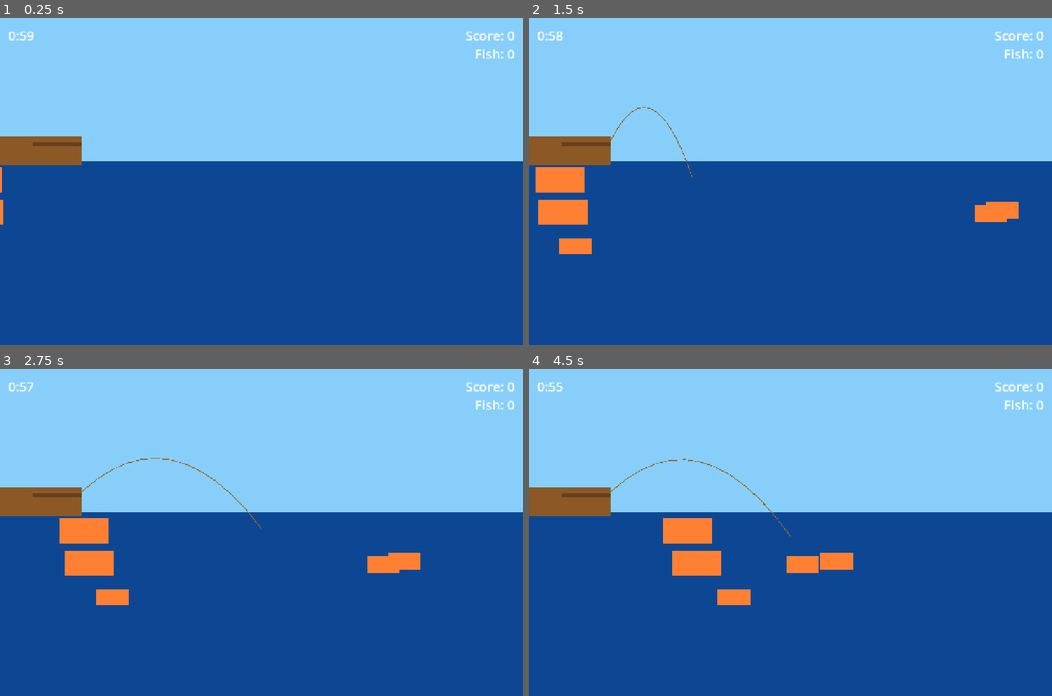
Above: before the commit, frames 1-4 (two rows, left to right).
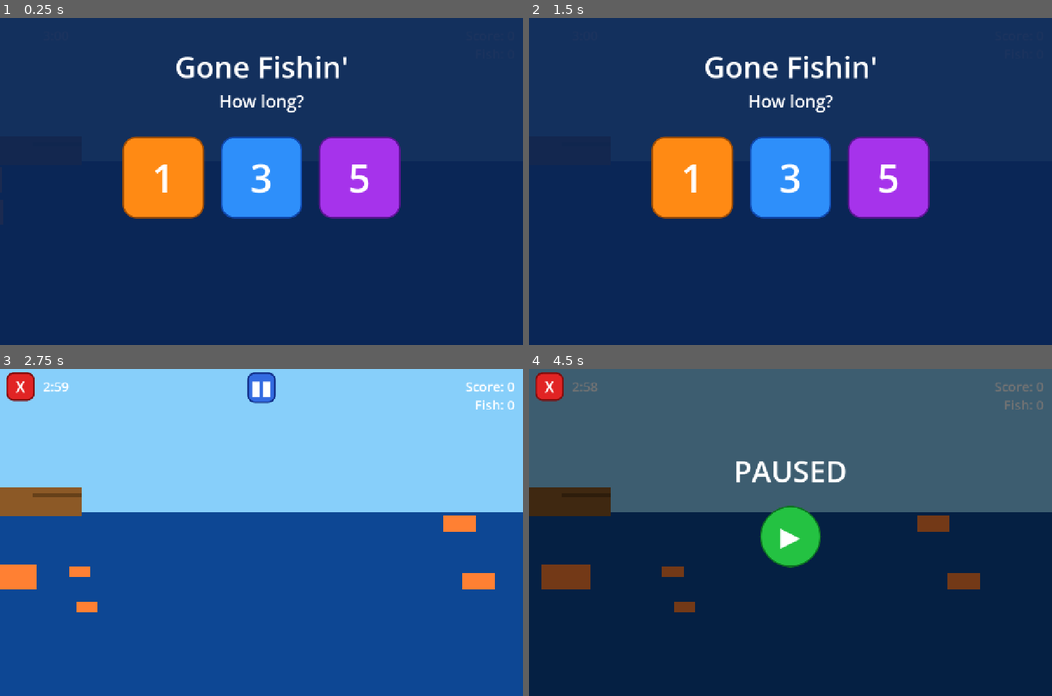
Above: after the commit, the same moments.

Repository: abroederdorf/Carters-Games
Game: Godot game, scene res://scenes/Game.tscn
The game is run twice, just before and just after one commit, with the same random seed, the same clock (stepped at 60 frames per second) and the same inputs.
Inputs (mouse positions are in pixels of both pictures, inside the frame that each line leads up to):
- Up to frame 1 (0.25 s): no input
- Up to frame 2 (1.5 s): click (691, 178) at 0.5 s, where only the run after the commit has a clickable "1"; click (549, 34) at 1.25 s, where only the run after the commit has a clickable "X"
- Up to frame 3 (2.75 s): click (261, 529) at 2 s, where only the run after the commit has a clickable "3"
- Up to frame 4 (4.5 s): click (790, 388) at 2.75 s, where only the run after the commit has a clickable "▮▮"; click (790, 535) at 3.5 s, where only the run after the commit has a clickable "▶"; click (790, 388) at 4.25 s, where only the run after the commit has a clickable "▮▮"

The runs differ from the first frame. In frame 1, 100% of the frame differs, in the area x 0-100%, y 0-100%; in frame 2, 100%; in frame 3, 4.6%; in frame 4, 100%.

Commit message:
Add timer selection screen (1/3/5 min) (#2)
* Add timer selection screen (1/3/5 min) before game start

Replaces hardcoded 60s timer with a full-screen overlay showing three
large tap buttons so the player picks the game duration before fishing begins.

Co-Authored-By: Claude Sonnet 4.6 <noreply@anthropic.com>

* Add pause/exit buttons and 'Gone Fishin'' title to timer select screen

- Timer select screen now shows game title "Gone Fishin'" with "How long?" subtitle
- Pause button (top-center) freezes fish, line, and timer; toggles to Resume
- X button (top-left) exits to timer select screen from anywhere in the game
- PauseOverlay shows "PAUSED" label while game is frozen
- CanvasLayer set to PROCESS_MODE_ALWAYS so buttons respond while tree is paused
- Both HUD buttons are hidden during timer selection and end screen

Co-Authored-By: Claude Sonnet 4.6 <noreply@anthropic.com>

* Polish pause/exit buttons with cartoony StyleBoxFlat styles

- Pause button: blue circle with " || " icon; hides itself when pressed
- Pause overlay: shows "PAUSED" label + large green circle ▶ play button
  centered on screen; play button resumes and restores the pause button
- Exit button: red rounded square with white "X"; rendered above overlay
  so it stays tappable even while paused
- Timer-select buttons (1/3/5): orange / sky-blue / purple rounded squares
- Play Again: teal rounded button
- All buttons: white text, dark border, anti-aliased corners for cartoony feel

Co-Authored-By: Claude Sonnet 4.6 <noreply@anthropic.com>

* Match pause/exit button style to timer buttons; thicken fishing line

- Pause and exit buttons: corner_radius 18, border_width 4 (same as 1/3/5
  buttons) — rounded square instead of circle/thin border
- Both HUD buttons resized to 70x70 for a more substantial tap target
- Timer label shifted right (offset_left 75 → 105) for breathing room
  between the X button and the clock
- Fishing line width 2 → 4 for visibility

Co-Authored-By: Claude Sonnet 4.6 <noreply@anthropic.com>

* Thicken X and || glyphs on HUD buttons

Increase font size (26→36 on X, 22→32 on ||) and add outline_size=3
with matching white outline color — renders as extra stroke weight,
making the characters appear bold without a custom font.

Co-Authored-By: Claude Sonnet 4.6 <noreply@anthropic.com>

* Use filled-rectangle glyphs for pause button instead of pipe chars

'▮▮' (U+25AE BLACK VERTICAL RECTANGLE) are solid filled bars —
naturally thick without relying on outline stroke to compensate
for the inherently thin '||' pipe glyphs.

Co-Authored-By: Claude Sonnet 4.6 <noreply@anthropic.com>

* Increase pause button glyph size (30 → 38)

Co-Authored-By: Claude Sonnet 4.6 <noreply@anthropic.com>

* Increase pause glyph size further (38 → 48)

Co-Authored-By: Claude Sonnet 4.6 <noreply@anthropic.com>

---------

Co-authored-by: Alicia Broederdorf <alicia@Alicias-MacBook-Pro.local>
Co-authored-by: Claude Sonnet 4.6 <noreply@anthropic.com>

Diff:
--- a/scenes/Game.tscn
+++ b/scenes/Game.tscn
@@ -49,7 +49,7 @@
 
 [node name="Line2D" type="Line2D" parent="Rod"]
 default_color = Color(0.6, 0.4, 0.2, 1)
-width = 2.0
+width = 4.0
 
 [node name="Hook" type="Area2D" parent="Rod"]
 position = Vector2(120, -10)
--- a/scenes/UI.tscn
+++ b/scenes/UI.tscn
@@ -1,14 +1,211 @@
-[gd_scene load_steps=2 format=3 uid="uid://cuu000000001"]
+[gd_scene load_steps=16 format=3 uid="uid://cuu000000001"]
 
 [ext_resource type="Script" path="res://scripts/ui.gd" id="1_ui001"]
 
+[sub_resource type="StyleBoxFlat" id="SBF_exit_n"]
+bg_color = Color(0.88, 0.14, 0.14, 1)
+corner_radius_top_left = 18
+corner_radius_top_right = 18
+corner_radius_bottom_right = 18
+corner_radius_bottom_left = 18
+corner_detail = 8
+border_width_left = 4
+border_width_top = 4
+border_width_right = 4
+border_width_bottom = 4
+border_color = Color(0.50, 0.05, 0.05, 1)
+anti_aliased = true
+
+[sub_resource type="StyleBoxFlat" id="SBF_exit_p"]
+bg_color = Color(0.65, 0.08, 0.08, 1)
+corner_radius_top_left = 18
+corner_radius_top_right = 18
+corner_radius_bottom_right = 18
+corner_radius_bottom_left = 18
+corner_detail = 8
+border_width_left = 4
+border_width_top = 4
+border_width_right = 4
+border_width_bottom = 4
+border_color = Color(0.35, 0.02, 0.02, 1)
+anti_aliased = true
+
+[sub_resource type="StyleBoxFlat" id="SBF_pau_n"]
+bg_color = Color(0.20, 0.42, 0.88, 1)
+corner_radius_top_left = 18
+corner_radius_top_right = 18
+corner_radius_bottom_right = 18
+corner_radius_bottom_left = 18
+corner_detail = 8
+border_width_left = 4
+border_width_top = 4
+border_width_right = 4
+border_width_bottom = 4
+border_color = Color(0.08, 0.20, 0.55, 1)
+anti_aliased = true
+
+[sub_resource type="StyleBoxFlat" id="SBF_pau_p"]
+bg_color = Color(0.12, 0.26, 0.62, 1)
+corner_radius_top_left = 18
+corner_radius_top_right = 18
+corner_radius_bottom_right = 18
+corner_radius_bottom_left = 18
+corner_detail = 8
+border_width_left = 4
+border_width_top = 4
+border_width_right = 4
+border_width_bottom = 4
+border_color = Color(0.05, 0.12, 0.38, 1)
+anti_aliased = true
+
+[sub_resource type="StyleBoxFlat" id="SBF_play_n"]
+bg_color = Color(0.14, 0.76, 0.26, 1)
+corner_radius_top_left = 75
+corner_radius_top_right = 75
+corner_radius_bottom_right = 75
+corner_radius_bottom_left = 75
+corner_detail = 16
+border_width_left = 4
+border_width_top = 4
+border_width_right = 4
+border_width_bottom = 4
+border_color = Color(0.05, 0.45, 0.13, 1)
+anti_aliased = true
+
+[sub_resource type="StyleBoxFlat" id="SBF_play_p"]
+bg_color = Color(0.08, 0.52, 0.16, 1)
+corner_radius_top_left = 75
+corner_radius_top_right = 75
+corner_radius_bottom_right = 75
+corner_radius_bottom_left = 75
+corner_detail = 16
+border_width_left = 4
+border_width_top = 4
+border_width_right = 4
+border_width_bottom = 4
+border_color = Color(0.03, 0.30, 0.08, 1)
+anti_aliased = true
+
+[sub_resource type="StyleBoxFlat" id="SBF_t1_n"]
+bg_color = Color(1.0, 0.54, 0.08, 1)
+corner_radius_top_left = 32
+corner_radius_top_right = 32
+corner_radius_bottom_right = 32
+corner_radius_bottom_left = 32
+corner_detail = 8
+border_width_left = 4
+border_width_top = 4
+border_width_right = 4
+border_width_bottom = 4
+border_color = Color(0.62, 0.30, 0.02, 1)
+anti_aliased = true
+
+[sub_resource type="StyleBoxFlat" id="SBF_t1_p"]
+bg_color = Color(0.75, 0.38, 0.04, 1)
+corner_radius_top_left = 32
+corner_radius_top_right = 32
+corner_radius_bottom_right = 32
+corner_radius_bottom_left = 32
+corner_detail = 8
+border_width_left = 4
+border_width_top = 4
+border_width_right = 4
+border_width_bottom = 4
+border_color = Color(0.45, 0.20, 0.01, 1)
+anti_aliased = true
+
+[sub_resource type="StyleBoxFlat" id="SBF_t3_n"]
+bg_color = Color(0.18, 0.56, 0.98, 1)
+corner_radius_top_left = 32
+corner_radius_top_right = 32
+corner_radius_bottom_right = 32
+corner_radius_bottom_left = 32
+corner_detail = 8
+border_width_left = 4
+border_width_top = 4
+border_width_right = 4
+border_width_bottom = 4
+border_color = Color(0.06, 0.28, 0.68, 1)
+anti_aliased = true
+
+[sub_resource type="StyleBoxFlat" id="SBF_t3_p"]
+bg_color = Color(0.10, 0.36, 0.72, 1)
+corner_radius_top_left = 32
+corner_radius_top_right = 32
+corner_radius_bottom_right = 32
+corner_radius_bottom_left = 32
+corner_detail = 8
+border_width_left = 4
+border_width_top = 4
+border_width_right = 4
+border_width_bottom = 4
+border_color = Color(0.04, 0.18, 0.48, 1)
+anti_aliased = true
+
+[sub_resource type="StyleBoxFlat" id="SBF_t5_n"]
+bg_color = Color(0.65, 0.20, 0.92, 1)
+corner_radius_top_left = 32
+corner_radius_top_right = 32
+corner_radius_bottom_right = 32
+corner_radius_bottom_left = 32
+corner_detail = 8
+border_width_left = 4
+border_width_top = 4
+border_width_right = 4
+border_width_bottom = 4
+border_color = Color(0.36, 0.08, 0.58, 1)
+anti_aliased = true
+
+[sub_resource type="StyleBoxFlat" id="SBF_t5_p"]
+bg_color = Color(0.45, 0.12, 0.65, 1)
+corner_radius_top_left = 32
+corner_radius_top_right = 32
+corner_radius_bottom_right = 32
+corner_radius_bottom_left = 32
+corner_detail = 8
+border_width_left = 4
+border_width_top = 4
+border_width_right = 4
+border_width_bottom = 4
+border_color = Color(0.24, 0.04, 0.40, 1)
+anti_aliased = true
+
+[sub_resource type="StyleBoxFlat" id="SBF_pa_n"]
+bg_color = Color(0.06, 0.72, 0.62, 1)
+corner_radius_top_left = 20
+corner_radius_top_right = 20
+corner_radius_bottom_right = 20
+corner_radius_bottom_left = 20
+corner_detail = 8
+border_width_left = 4
+border_width_top = 4
+border_width_right = 4
+border_width_bottom = 4
+border_color = Color(0.02, 0.42, 0.35, 1)
+anti_aliased = true
+
+[sub_resource type="StyleBoxFlat" id="SBF_pa_p"]
+bg_color = Color(0.03, 0.50, 0.42, 1)
+corner_radius_top_left = 20
+corner_radius_top_right = 20
+corner_radius_bottom_right = 20
+corner_radius_bottom_left = 20
+corner_detail = 8
+border_width_left = 4
+border_width_top = 4
+border_width_right = 4
+border_width_bottom = 4
+border_color = Color(0.01, 0.28, 0.22, 1)
+anti_aliased = true
+
 [node name="UI" type="CanvasLayer"]
+process_mode = 3
 script = ExtResource("1_ui001")
 
 [node name="TimerLabel" type="Label" parent="."]
-offset_left = 20.0
+offset_left = 105.0
 offset_top = 20.0
-offset_right = 200.0
+offset_right = 285.0
 offset_bottom = 60.0
 text = "3:00"
 theme_override_font_sizes/font_size = 32
@@ -31,6 +228,95 @@
 text = "Fish: 0"
 theme_override_font_sizes/font_size = 32
 
+[node name="PauseOverlay" type="Control" parent="."]
+visible = false
+layout_mode = 3
+anchors_preset = 15
+anchor_right = 1.0
+anchor_bottom = 1.0
+grow_horizontal = 2
+grow_vertical = 2
+
+[node name="Background" type="ColorRect" parent="PauseOverlay"]
+layout_mode = 3
+anchors_preset = 15
+anchor_right = 1.0
+anchor_bottom = 1.0
+grow_horizontal = 2
+grow_vertical = 2
+color = Color(0, 0, 0, 0.55)
+
+[node name="PausedLabel" type="Label" parent="PauseOverlay"]
+layout_mode = 3
+anchor_left = 0.5
+anchor_top = 0.5
+anchor_right = 0.5
+anchor_bottom = 0.5
+offset_left = -200.0
+offset_top = -200.0
+offset_right = 200.0
+offset_bottom = -90.0
+horizontal_alignment = 1
+text = "PAUSED"
+theme_override_font_sizes/font_size = 72
+
+[node name="PlayButton" type="Button" parent="PauseOverlay"]
+layout_mode = 3
+anchor_left = 0.5
+anchor_top = 0.5
+anchor_right = 0.5
+anchor_bottom = 0.5
+offset_left = -75.0
+offset_top = -65.0
+offset_right = 75.0
+offset_bottom = 85.0
+text = "▶"
+theme_override_font_sizes/font_size = 64
+theme_override_colors/font_color = Color(1, 1, 1, 1)
+theme_override_colors/font_hover_color = Color(1, 1, 1, 1)
+theme_override_colors/font_pressed_color = Color(1, 1, 1, 1)
+theme_override_styles/normal = SubResource("SBF_play_n")
+theme_override_styles/hover = SubResource("SBF_play_n")
+theme_override_styles/pressed = SubResource("SBF_play_p")
+
+[node name="ExitButton" type="Button" parent="."]
+visible = false
+offset_left = 15.0
+offset_top = 8.0
+offset_right = 85.0
+offset_bottom = 78.0
+text = "X"
+theme_override_font_sizes/font_size = 36
+theme_override_constants/outline_size = 3
+theme_override_colors/font_color = Color(1, 1, 1, 1)
+theme_override_colors/font_outline_color = Color(1, 1, 1, 1)
+theme_override_colors/font_hover_color = Color(1, 1, 1, 1)
+theme_override_colors/font_pressed_color = Color(1, 1, 1, 1)
+theme_override_styles/normal = SubResource("SBF_exit_n")
+theme_override_styles/hover = SubResource("SBF_exit_n")
+theme_override_styles/pressed = SubResource("SBF_exit_p")
+
+[node name="PauseButton" type="Button" parent="."]
+visible = false
+anchor_left = 0.5
+anchor_top = 0.0
+anchor_right = 0.5
+anchor_bottom = 0.0
+offset_left = -35.0
+offset_top = 8.0
+offset_right = 35.0
+offset_bottom = 78.0
+text = "▮▮"
+theme_override_font_sizes/font_size = 48
+theme_override_constants/outline_size = 2
+theme_override_colors/font_color = Color(1, 1, 1, 1)
+theme_override_colors/font_outline_color = Color(1, 1, 1, 1)
+theme_override_colors/font_hover_color = Color(1, 1, 1, 1)
+theme_override_colors/font_pressed_color = Color(1, 1, 1, 1)
+theme_override_styles/normal = SubResource("SBF_pau_n")
+theme_override_styles/hover = SubResource("SBF_pau_n")
+theme_override_styles/pressed = SubResource("SBF_pau_p")
+
 [node name="EndScreen" type="Control" parent="."]
 visible = false
 layout_mode = 3
@@ -71,9 +357,106 @@
 anchor_top = 0.5
 anchor_right = 0.5
 anchor_bottom = 0.5
-offset_left = -100.0
+offset_left = -120.0
 offset_top = 60.0
-offset_right = 100.0
-offset_bottom = 110.0
+offset_right = 120.0
+offset_bottom = 120.0
 text = "Play Again"
 theme_override_font_sizes/font_size = 28
+theme_override_colors/font_color = Color(1, 1, 1, 1)
+theme_override_colors/font_hover_color = Color(1, 1, 1, 1)
+theme_override_colors/font_pressed_color = Color(1, 1, 1, 1)
+theme_override_styles/normal = SubResource("SBF_pa_n")
+theme_override_styles/hover = SubResource("SBF_pa_n")
+theme_override_styles/pressed = SubResource("SBF_pa_p")
+
+[node name="TimerSelectScreen" type="Control" parent="."]
+layout_mode = 3
+anchors_preset = 15
+anchor_right = 1.0
+anchor_bottom = 1.0
+grow_horizontal = 2
+grow_vertical = 2
+
+[node name="Background" type="ColorRect" parent="TimerSelectScreen"]
+layout_mode = 3
+anchors_preset = 15
+anchor_right = 1.0
+anchor_bottom = 1.0
+grow_horizontal = 2
+grow_vertical = 2
+color = Color(0.04, 0.14, 0.32, 0.93)
+
+[node name="TitleLabel" type="Label" parent="TimerSelectScreen"]
+layout_mode = 3
+anchor_left = 0.5
+anchor_top = 0.0
+anchor_right = 0.5
+anchor_bottom = 0.0
+offset_left = -350.0
+offset_top = 70.0
+offset_right = 350.0
+offset_bottom = 165.0
+horizontal_alignment = 1
+text = "Gone Fishin'"
+theme_override_font_sizes/font_size = 72
+
+[node name="SubtitleLabel" type="Label" parent="TimerSelectScreen"]
+layout_mode = 3
+anchor_left = 0.5
+anchor_top = 0.0
+anchor_right = 0.5
+anchor_bottom = 0.0
+offset_left = -250.0
+offset_top = 175.0
+offset_right = 250.0
+offset_bottom = 235.0
+horizontal_alignment = 1
+text = "How long?"
+theme_override_font_sizes/font_size = 42
+
+[node name="ButtonContainer" type="HBoxContainer" parent="TimerSelectScreen"]
+layout_mode = 3
+anchor_left = 0.5
+anchor_top = 0.0
+anchor_right = 0.5
+anchor_bottom = 0.0
+offset_left = -340.0
+offset_top = 290.0
+offset_right = 340.0
+offset_bottom = 490.0
+alignment = 1
+theme_override_constants/separation = 40
+
+[node name="Btn1Min" type="Button" parent="TimerSelectScreen/ButtonContainer"]
+custom_minimum_size = Vector2(200, 200)
+text = "1"
+theme_override_font_sizes/font_size = 96
+theme_override_colors/font_color = Color(1, 1, 1, 1)
+theme_override_colors/font_hover_color = Color(1, 1, 1, 1)
+theme_override_colors/font_pressed_color = Color(1, 1, 1, 1)
+theme_override_styles/normal = SubResource("SBF_t1_n")
+theme_override_styles/hover = SubResource("SBF_t1_n")
+theme_override_styles/pressed = SubResource("SBF_t1_p")
+
+[node name="Btn3Min" type="Button" parent="TimerSelectScreen/ButtonContainer"]
+custom_minimum_size = Vector2(200, 200)
+text = "3"
+theme_override_font_sizes/font_size = 96
+theme_override_colors/font_color = Color(1, 1, 1, 1)
+theme_override_colors/font_hover_color = Color(1, 1, 1, 1)
+theme_override_colors/font_pressed_color = Color(1, 1, 1, 1)
+theme_override_styles/normal = SubResource("SBF_t3_n")
+theme_override_styles/hover = SubResource("SBF_t3_n")
+theme_override_styles/pressed = SubResource("SBF_t3_p")
+
+[node name="Btn5Min" type="Button" parent="TimerSelectScreen/ButtonContainer"]
+custom_minimum_size = Vector2(200, 200)
+text = "5"
+theme_override_font_sizes/font_size = 96
+theme_override_colors/font_color = Color(1, 1, 1, 1)
+theme_override_colors/font_hover_color = Color(1, 1, 1, 1)
+theme_override_colors/font_pressed_color = Color(1, 1, 1, 1)
+theme_override_styles/normal = SubResource("SBF_t5_n")
+theme_override_styles/hover = SubResource("SBF_t5_n")
+theme_override_styles/pressed = SubResource("SBF_t5_p")
--- a/scripts/game.gd
+++ b/scripts/game.gd
@@ -22,15 +22,15 @@
 func _ready() -> void:
 	hook.area_entered.connect(_on_hook_area_entered)
 	ui.time_up.connect(_on_time_up)
+	ui.timer_selected.connect(_start_game)
 	_spawn_fish()
-	_start_game()
 
-func _start_game() -> void:
+func _start_game(duration: float) -> void:
 	game_active = true
 	score = 0
 	fish_caught = 0
 	ui.update_score(score, fish_caught)
-	ui.start_timer(60.0)
+	ui.start_timer(duration)
 
 func _input(event: InputEvent) -> void:
 	if not game_active:
--- a/scripts/ui.gd
+++ b/scripts/ui.gd
@@ -1,18 +1,49 @@
 extends CanvasLayer
 
 signal time_up
+signal timer_selected(duration: float)
 
 @onready var score_label: Label = $ScoreLabel
 @onready var fish_label: Label = $FishLabel
 @onready var timer_label: Label = $TimerLabel
 @onready var end_screen: Control = $EndScreen
 @onready var final_score_label: Label = $EndScreen/FinalScoreLabel
+@onready var timer_select_screen: Control = $TimerSelectScreen
+@onready var exit_button: Button = $ExitButton
+@onready var pause_button: Button = $PauseButton
+@onready var pause_overlay: Control = $PauseOverlay
 
 var countdown: float = 0.0
 var timer_running: bool = false
 
 func _ready() -> void:
 	$EndScreen/PlayAgainButton.pressed.connect(_on_play_again_pressed)
+	$TimerSelectScreen/ButtonContainer/Btn1Min.pressed.connect(func(): _on_timer_selected(60.0))
+	$TimerSelectScreen/ButtonContainer/Btn3Min.pressed.connect(func(): _on_timer_selected(180.0))
+	$TimerSelectScreen/ButtonContainer/Btn5Min.pressed.connect(func(): _on_timer_selected(300.0))
+	exit_button.pressed.connect(_on_exit_pressed)
+	pause_button.pressed.connect(_on_pause_pressed)
+	$PauseOverlay/PlayButton.pressed.connect(_on_play_pressed)
+
+func _on_timer_selected(duration: float) -> void:
+	timer_select_screen.visible = false
+	exit_button.visible = true
+	pause_button.visible = true
+	timer_selected.emit(duration)
+
+func _on_pause_pressed() -> void:
+	get_tree().paused = true
+	pause_button.visible = false
+	pause_overlay.visible = true
+
+func _on_play_pressed() -> void:
+	get_tree().paused = false
+	pause_overlay.visible = false
+	pause_button.visible = true
+
+func _on_exit_pressed() -> void:
+	get_tree().paused = false
+	get_tree().reload_current_scene()
 
 func update_score(score: int, fish: int) -> void:
 	score_label.text = "Score: %d" % score
@@ -24,7 +55,7 @@
 	_update_timer_label()
 
 func _process(delta: float) -> void:
-	if not timer_running:
+	if not timer_running or get_tree().paused:
 		return
 	countdown -= delta
 	if countdown <= 0.0:
@@ -39,6 +70,9 @@
 	timer_label.text = "%d:%02d" % [int(countdown) / 60, int(countdown) % 60]
 
 func show_end_screen(score: int, fish: int) -> void:
+	exit_button.visible = false
+	pause_button.visible = false
+	pause_overlay.visible = false
 	end_screen.visible = true
 	final_score_label.text = "%d fish caught!\nScore: %d pts" % [fish, score]
 
